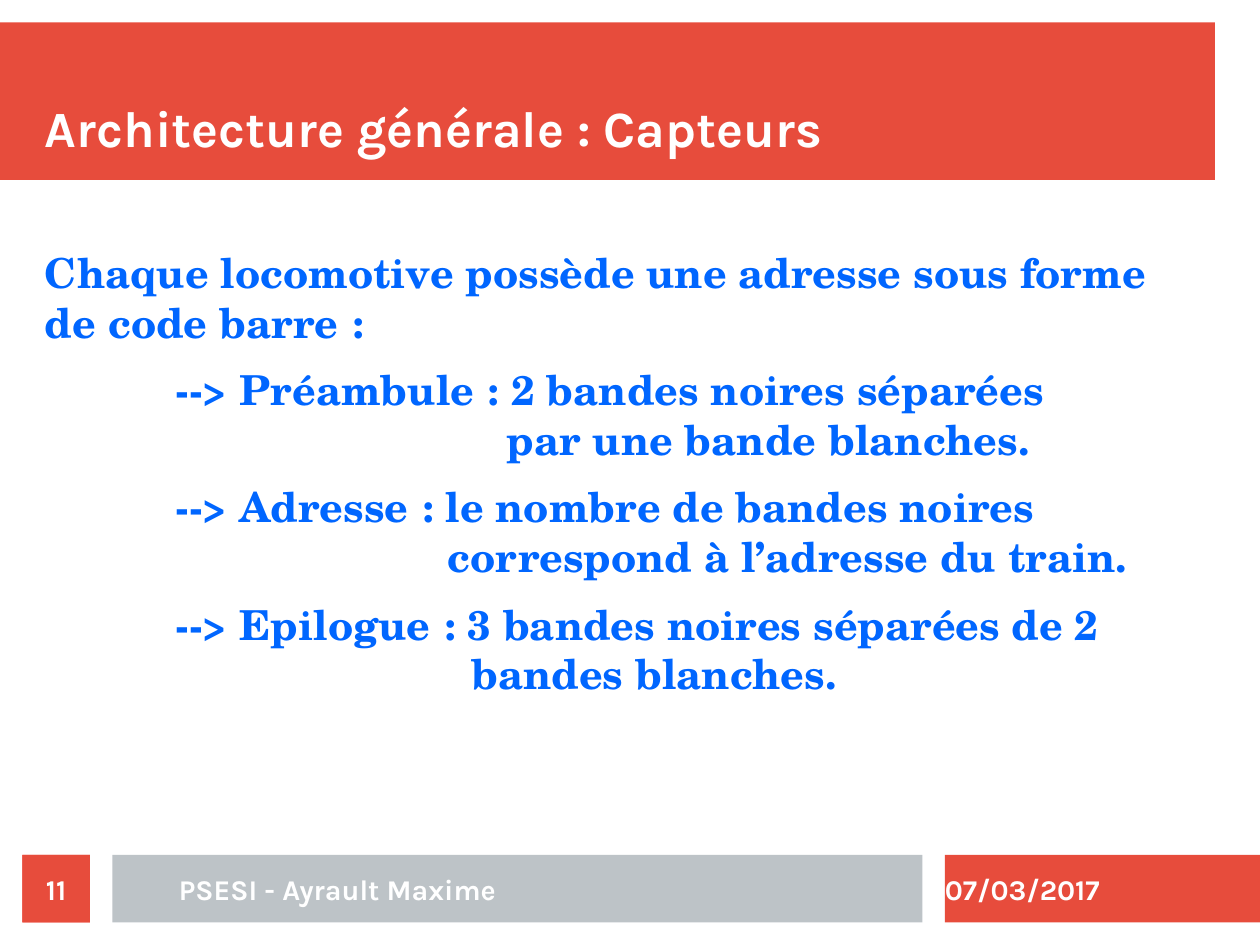
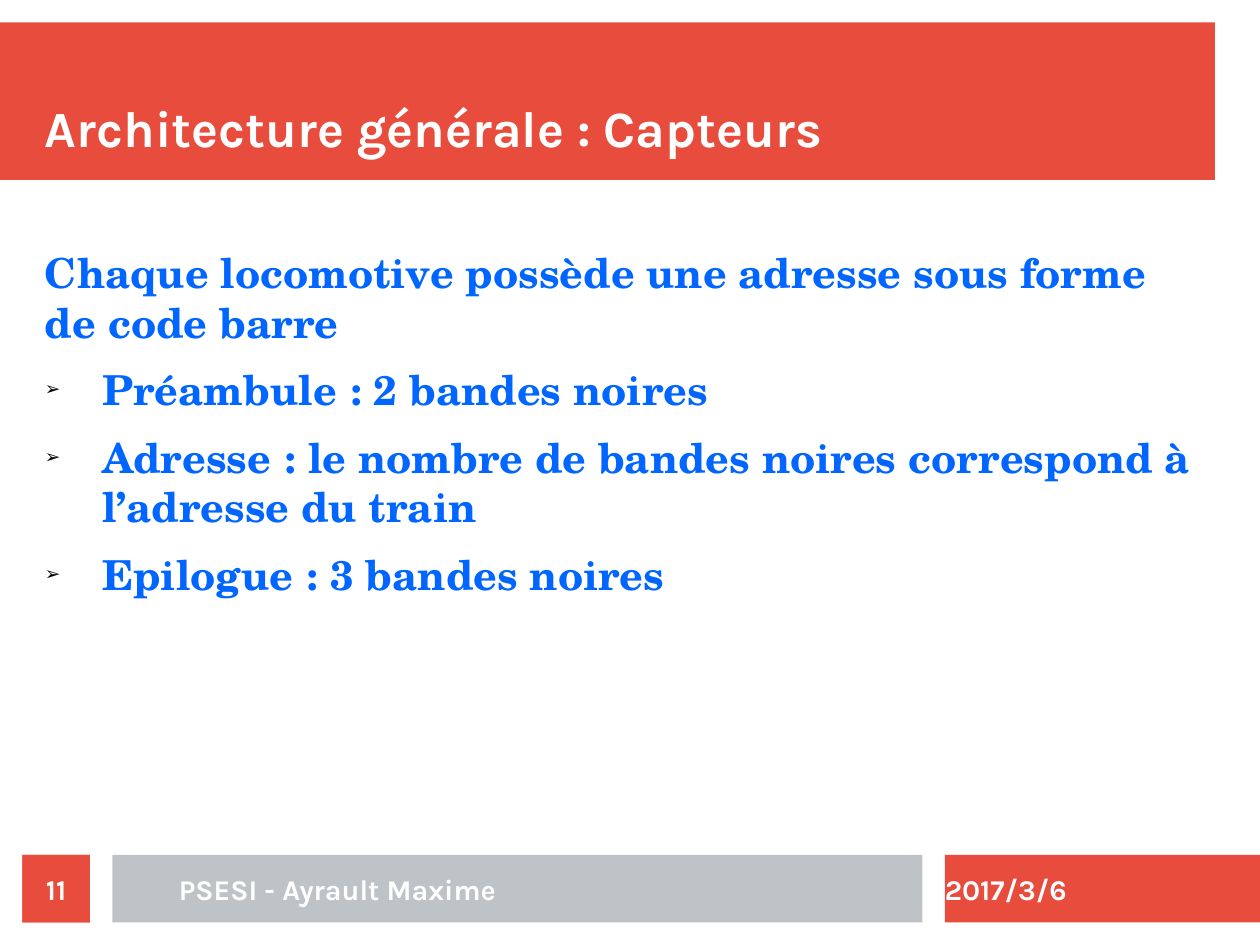
Before and after one commit to maximouth/CBI, a slide deck: slide 11 of Presentation/presentation.odp. Drawn at 1260x945 pixels with LibreOffice and Linux fonts; fonts in the diff are those of the drawing. Boxes give left, top, right and bottom in pixels: in the first picture for what was removed or moved away, otherwise in the second. Text is boxed around its words. In the diff, an @@ line names an element or a change of style, - is before the commit and + after.

```diff
--- a/Presentation/presentation.odp
+++ b/Presentation/presentation.odp
@@ text at [45,257,1190,599]: text changed @@
-Chaque locomotive possède une adresse sous forme de code barre :
---> Préambule : 2 bandes noires séparées par une bande blanches.
---> Adresse : le nombre de bandes noires correspond à l’adresse du train.
---> Epilogue : 3 bandes noires séparées de 2 bandes blanches.
+Chaque locomotive possède une adresse sous forme de code barre
+➢ Préambule : 2 bandes noires
+➢ Adresse : le nombre de bandes noires correspond à l’adresse du train
+➢ Epilogue : 3 bandes noires
@@ text at [945,878,1067,903]: text changed @@
-07/03/2017
+2017/3/6
```
Also in this commit, not shown: 22 other slides changed.
